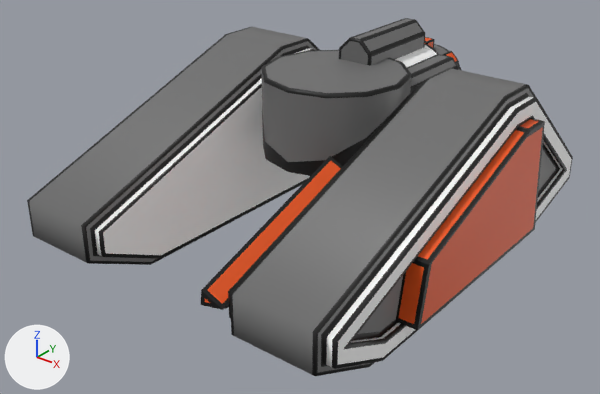
One commit to the FBX model Assets/Art/Models/Character Models/Player Models/Chassis Models/Player Tank Chassis Debris Model.fbx: the scene before it, then after it.
Before and after are seen from a 50 mm camera at (7.32, -9.95, 6.45) aimed at (0.06, -0.86, 0.82). Arrows for +X, +Y and +Z are at lower left; the lights stay in place. Where no turn or scale is listed for an object, it has been applied to the vertices.

In view in the first picture: 'Tank Chassis Debris', 'Tank Chassis Debris.004', 'Tank Chassis Debris.005', 'Tank Chassis Debris.007', 'Tank Chassis Debris.008', 'Tank Chassis Debris.009', 'Tank Chassis Debris.015', 'Tank Chassis Debris.018'.
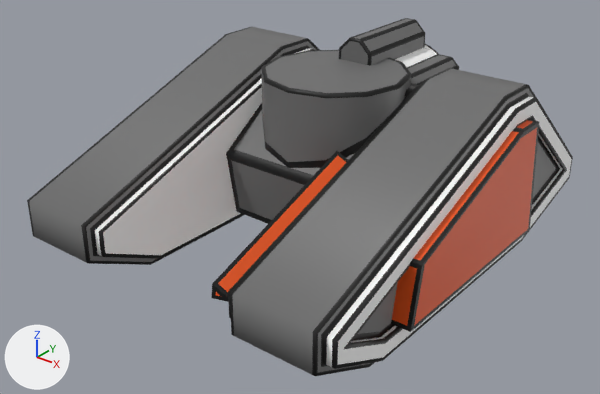
The newer file is also rescaled (x0.443) as a whole; pictures and numbers use the older file's frame.

The change, as JSON lines over the scene's bpy script:
```json
{"op": "add", "block": "me_cylinder_062", "code": ["me_cylinder_062 = bpy.data.meshes.new('Cylinder.062')", "me_cylinder_062.from_pydata(...)  # 72 vertices, 54 faces; spans x -1.31..1.31, y -1.19..1.24, z 0.23..2.44", "me_cylinder_062.materials.append(mat_player_mat)  # picture img_player_texture_png"]}
{"op": "add", "block": "me_sphere_006", "code": ["me_sphere_006 = bpy.data.meshes.new('Sphere.006')", "me_sphere_006.from_pydata(...)  # 120 vertices, 129 faces; spans x 2.52..3.02, y -2.37..1.07, z 0.42..2.25", "me_sphere_006.materials.append(mat_player_mat)  # picture img_player_texture_png"]}
{"op": "add", "block": "me_sphere_009", "code": ["me_sphere_009 = bpy.data.meshes.new('Sphere.009')", "me_sphere_009.from_pydata(...)  # 101 vertices, 110 faces; spans x 0.87..1.36, y -3.7..-1.0, z 0.42..1.88", "me_sphere_009.materials.append(mat_player_mat)  # picture img_player_texture_png"]}
{"op": "remove", "block": "ob_tank_chassis_debris_015", "code": ["ob_tank_chassis_debris_015 = bpy.data.objects.new('Tank Chassis Debris.015', me_cylinder_047)", "ob_tank_chassis_debris_015.location = (2.88, -0.34, 1.31)"]}
{"op": "remove", "block": "ob_tank_chassis_debris_018", "code": ["ob_tank_chassis_debris_018 = bpy.data.objects.new('Tank Chassis Debris.018', me_cylinder_050)", "ob_tank_chassis_debris_018.location = (1.05, -2.48, 0.97)"]}
{"op": "remove", "block": "ob_tank_chassis_debris_009", "code": ["ob_tank_chassis_debris_009 = bpy.data.objects.new('Tank Chassis Debris.009', me_cylinder_041)", "ob_tank_chassis_debris_009.location = (0.0, 2.8, 1.75)"]}
{"op": "add", "block": "ob_tank_chassis_debris_006", "code": ["ob_tank_chassis_debris_006 = bpy.data.objects.new('Tank Chassis Debris.006', me_cylinder_062)", "ob_tank_chassis_debris_006.location = (0.0, 0.0, 0.0)"]}
{"op": "add", "block": "ob_ram_outside_3", "code": ["ob_ram_outside_3 = bpy.data.objects.new('Ram_Outside_3', me_sphere_006)", "ob_ram_outside_3.location = (0.0, 0.0, 0.0)"]}
{"op": "add", "block": "ob_ram_inside_3", "code": ["ob_ram_inside_3 = bpy.data.objects.new('Ram_Inside_3', me_sphere_009)", "ob_ram_inside_3.location = (0.0, 0.0, 0.0)"]}
```

Pixel boxes (x1, y1, x2, y2) of what changed, in the pictures (600 x 394 px):
```json
{"object": "Tank Chassis Debris.015", "change": "deleted", "before": [396, 118, 545, 331], "on screen": "brown"}
{"object": "Ram_Outside_3", "change": "added", "after": [391, 119, 539, 332], "on screen": "brown"}
{"object": "Tank Chassis Debris.006", "change": "added", "after": [226, 83, 418, 224]}
{"object": "Tank Chassis Debris.018", "change": "deleted", "before": [201, 156, 343, 310], "on screen": "orange"}
{"object": "Ram_Inside_3", "change": "added", "after": [212, 151, 348, 302], "on screen": "orange"}
{"object": "Tank Chassis Debris.009", "change": "deleted", "before": [425, 37, 462, 71]}
```
